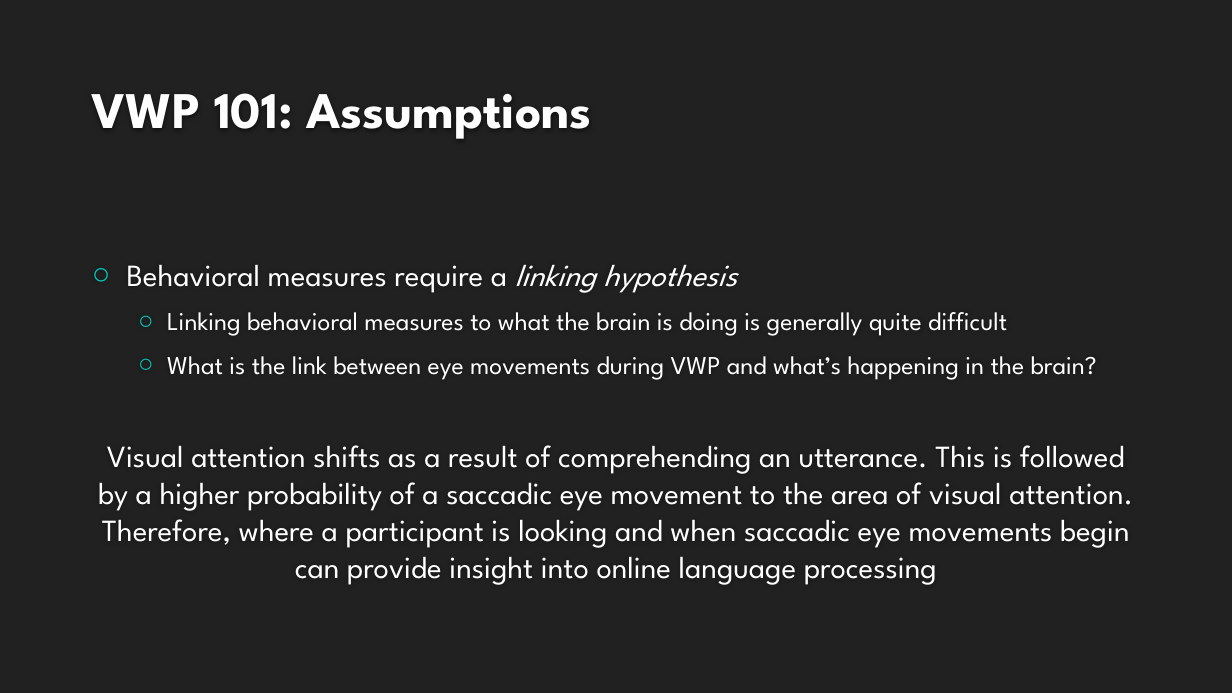
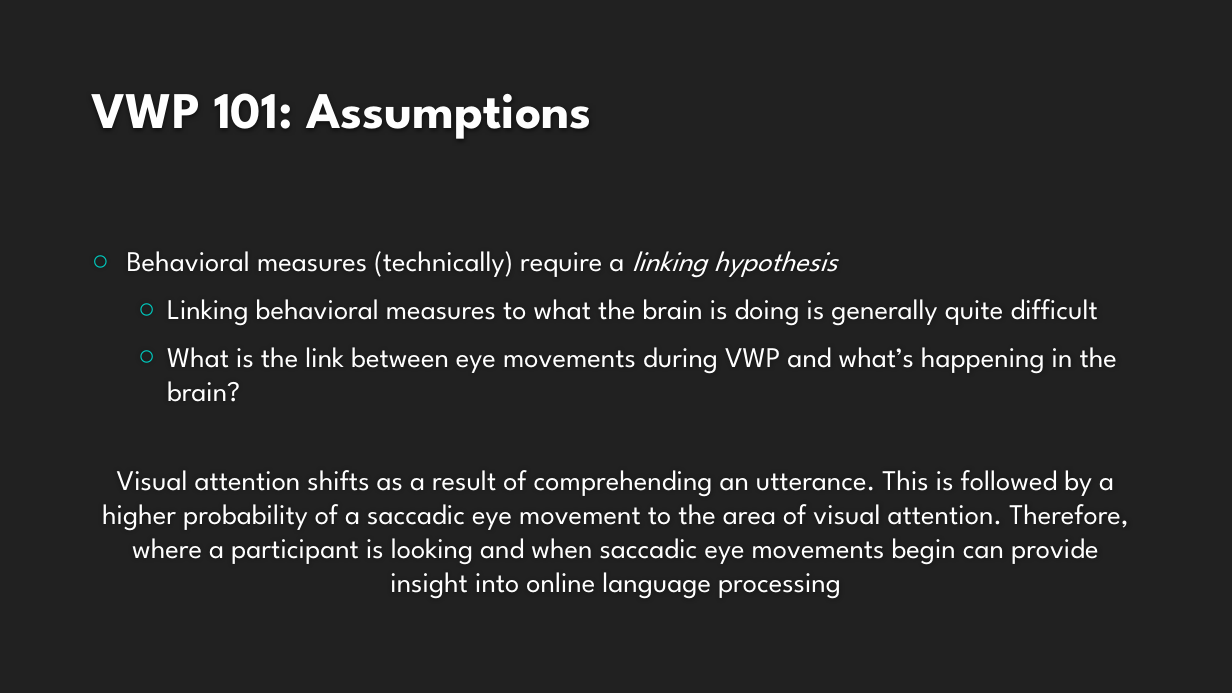
Before and after one commit to allisoct/ETLR23-24, a slide deck: slide 10 of slides/Day3.pptx. Drawn at 1232x693 pixels with LibreOffice and Linux fonts; fonts in the diff are those of the drawing; background and template pictures are left out. Boxes give left, top, right and bottom in pixels: in the first picture for what was removed or moved away, otherwise in the second. Text is boxed around its words. In the diff, an @@ line names an element or a change of style, - is before the commit and + after.

```diff
--- a/slides/Day3.pptx
+++ b/slides/Day3.pptx
@@ text at bbox=[127, 251, 838, 278]: text changed; size 24 to 22.2 pt @@
-○ Behavioral measures require a linking hypothesis
+○ Behavioral measures (technically) require a linking hypothesis
@@ text at bbox=[102, 299, 1128, 599]: size 20 to 22.2 pt in "Linking behavioral measures to what the brain ...", "What is the link between eye movements ..."; size 24 to 22.2 pt in "Visual attention shifts as a result of ..." @@
```
Also in this commit, not shown: 5 other slides changed, 4 slides added.
